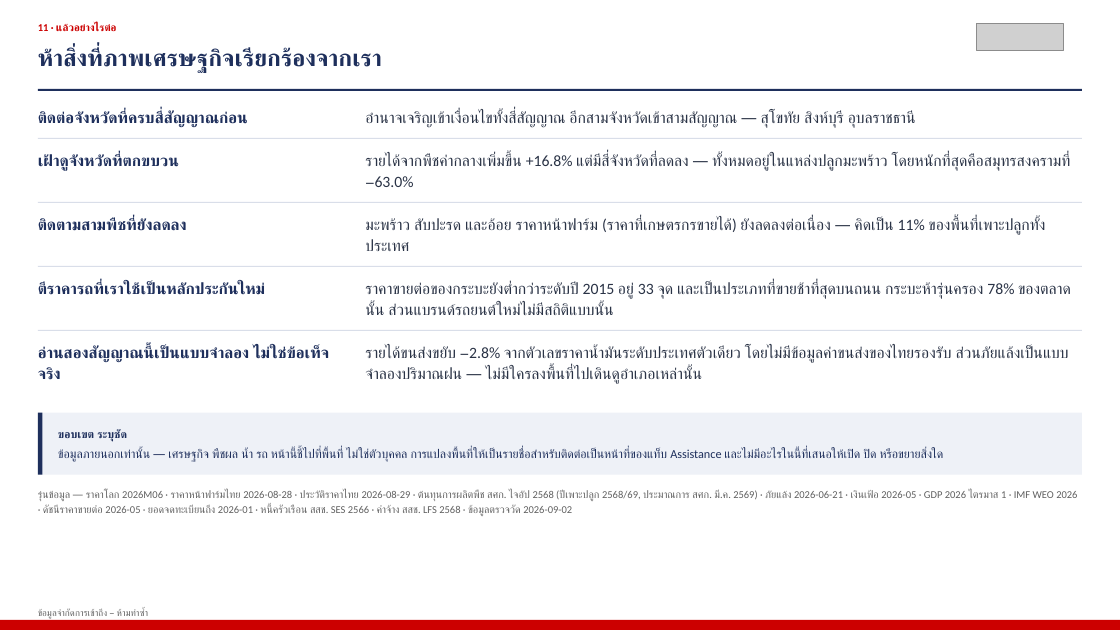
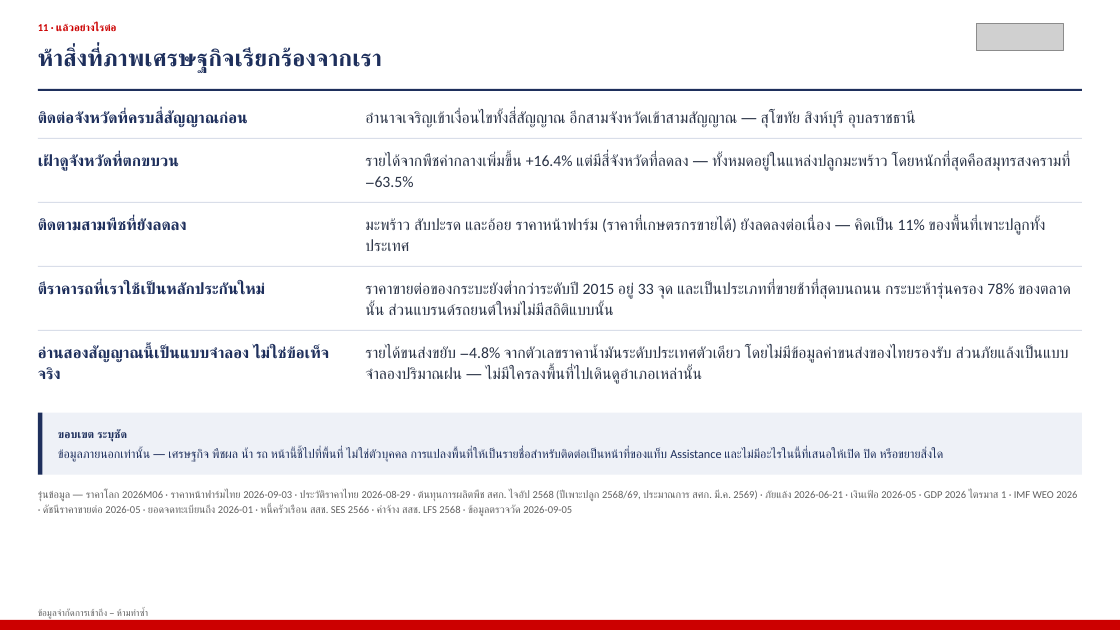
Before and after one commit to kaustavb2101/competitive-intel, a slide deck: slide 19 of docs/decks/mcom-2026-08-05-macro-TH.pptx. Drawn at 1120x630 pixels with LibreOffice and Linux fonts; fonts in the diff are those of the drawing; grey boxes stand for pictures. Boxes give left, top, right and bottom in pixels: in the first picture for what was removed or moved away, otherwise in the second. Text is boxed around its words. In the diff, an @@ line names an element or a change of style, - is before the commit and + after.

```diff
--- a/docs/decks/mcom-2026-08-05-macro-TH.pptx
+++ b/docs/decks/mcom-2026-08-05-macro-TH.pptx
@@ text at bbox=[365, 154, 1070, 187]: text changed @@
-รายได้จากพืชค่ากลางเพิ่มขึ้น +16.8% แต่มีสี่จังหวัดที่ลดลง — ทั้งหมดอยู่ในแหล่งปลูกมะพร้าว โดยหนักที่สุดคือสมุทรสงครามที่ −63.0%
+รายได้จากพืชค่ากลางเพิ่มขึ้น +16.4% แต่มีสี่จังหวัดที่ลดลง — ทั้งหมดอยู่ในแหล่งปลูกมะพร้าว โดยหนักที่สุดคือสมุทรสงครามที่ −63.5%
@@ text at bbox=[365, 346, 1069, 384]: text changed @@
-รายได้ขนส่งขยับ −2.8% จากตัวเลขราคาน้ำมันระดับประเทศตัวเดียว โดยไม่มีข้อมูลค่าขนส่งของไทยรองรับ ส่วนภัยแล้งเป็นแบบจำลองปริมาณฝน — ไม่มีใครลงพื้นที่ไปเดินดูอำเภอเหล่านั้น
+รายได้ขนส่งขยับ −4.8% จากตัวเลขราคาน้ำมันระดับประเทศตัวเดียว โดยไม่มีข้อมูลค่าขนส่งของไทยรองรับ ส่วนภัยแล้งเป็นแบบจำลองปริมาณฝน — ไม่มีใครลงพื้นที่ไปเดินดูอำเภอเหล่านั้น
@@ text at bbox=[38, 490, 1077, 516]: text changed @@
-รุ่นข้อมูล — ราคาโลก 2026M06 · ราคาหน้าฟาร์มไทย 2026-08-28 · ประวัติราคาไทย 2026-08-29 · ต้นทุนการผลิตพืช สศก. ไจอัป 2568 (ปีเพาะปลูก 2568/69, ประมาณการ สศก. มี.ค. 2569) · ภัยแล้ง 2026-06-21 · เงินเฟ้อ 2026-05 · GDP 2026 ไตรมาส 1 · IMF WEO 2026 · ดัชนีราคาขายต่อ 2026-05 · ยอดจดทะเบียนถึง 2026-01 · หนี้ครัวเรือน สสช. SES 2566 · ค่าจ้าง สสช. LFS 2568 · ข้อมูลตรวจวัด 2026-09-02
+รุ่นข้อมูล — ราคาโลก 2026M06 · ราคาหน้าฟาร์มไทย 2026-09-03 · ประวัติราคาไทย 2026-08-29 · ต้นทุนการผลิตพืช สศก. ไจอัป 2568 (ปีเพาะปลูก 2568/69, ประมาณการ สศก. มี.ค. 2569) · ภัยแล้ง 2026-06-21 · เงินเฟ้อ 2026-05 · GDP 2026 ไตรมาส 1 · IMF WEO 2026 · ดัชนีราคาขายต่อ 2026-05 · ยอดจดทะเบียนถึง 2026-01 · หนี้ครัวเรือน สสช. SES 2566 · ค่าจ้าง สสช. LFS 2568 · ข้อมูลตรวจวัด 2026-09-05
```
Also in this commit, not shown: 7 other slides changed, 1 other file.
